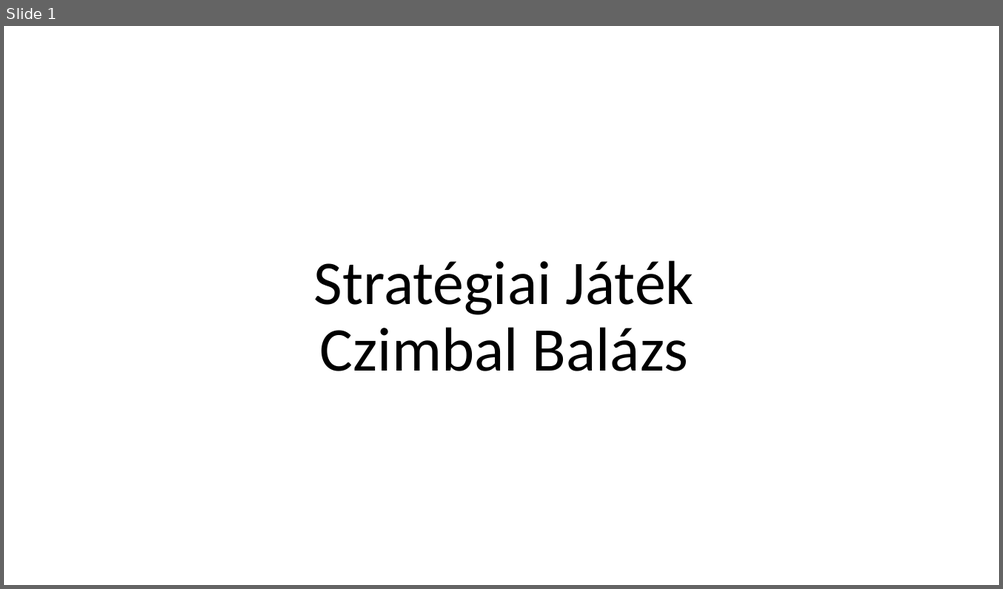
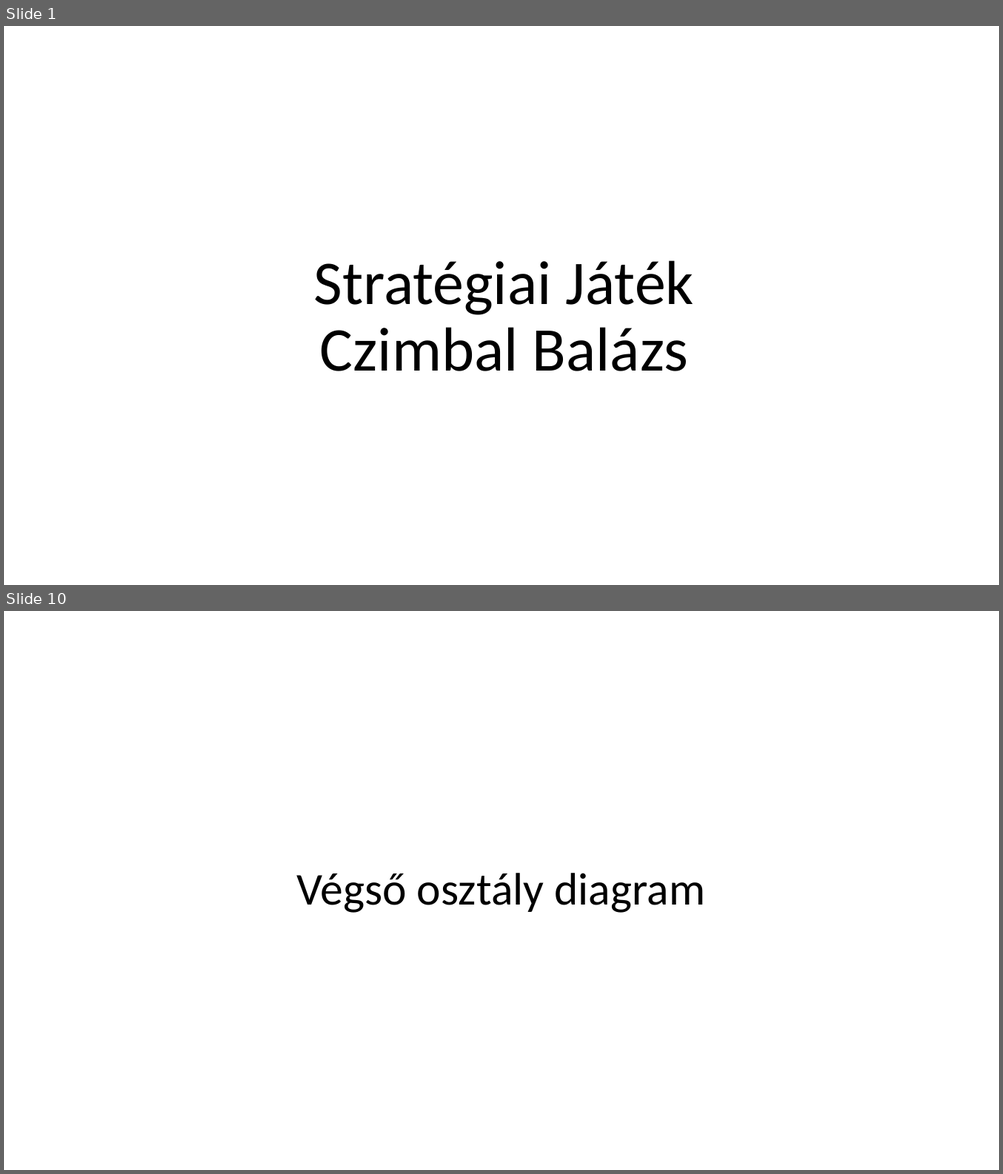
Before and after one commit to cimbi01/NagyBeadando, a slide deck: StatégiaiJáték.pptx. Shown one above the other, each under a label of ours: slide 1 before the commit, slides 1 and 10 after it; the slides between them are not shown. The pictures are 1003x589 and 1003x1174 pixels, drawn with LibreOffice and Linux fonts; fonts in the diff are those of the drawing; background and template pictures are left out. Boxes give left, top, right and bottom in pixels: in the first picture for what was removed or moved away, otherwise in the second. Text is boxed around its words. In the diff, an @@ line names an element or a change of style, - is before the commit and + after.

```diff
--- a/StatégiaiJáték.pptx
+++ b/StatégiaiJáték.pptx
@@ slide 10 added at [4, 611, 999, 1170], background picture (left out) @@
@@ title added at [297, 873, 706, 913], 44 pt, text #000000 @@
+Végső osztály diagram
```
Also in this commit, not shown: 9 other slides added.
